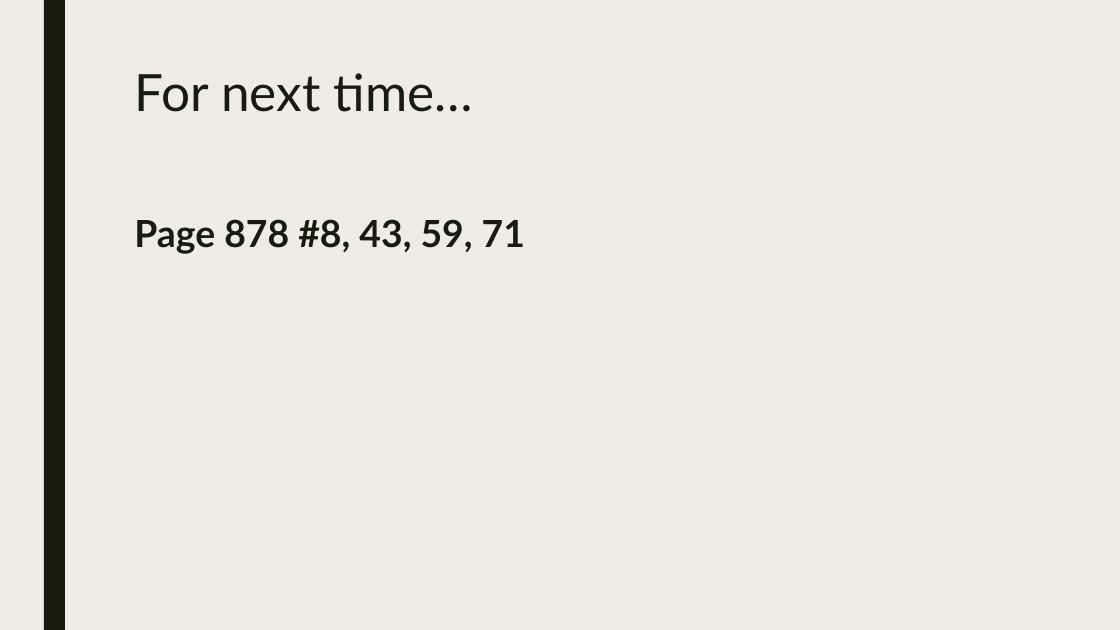
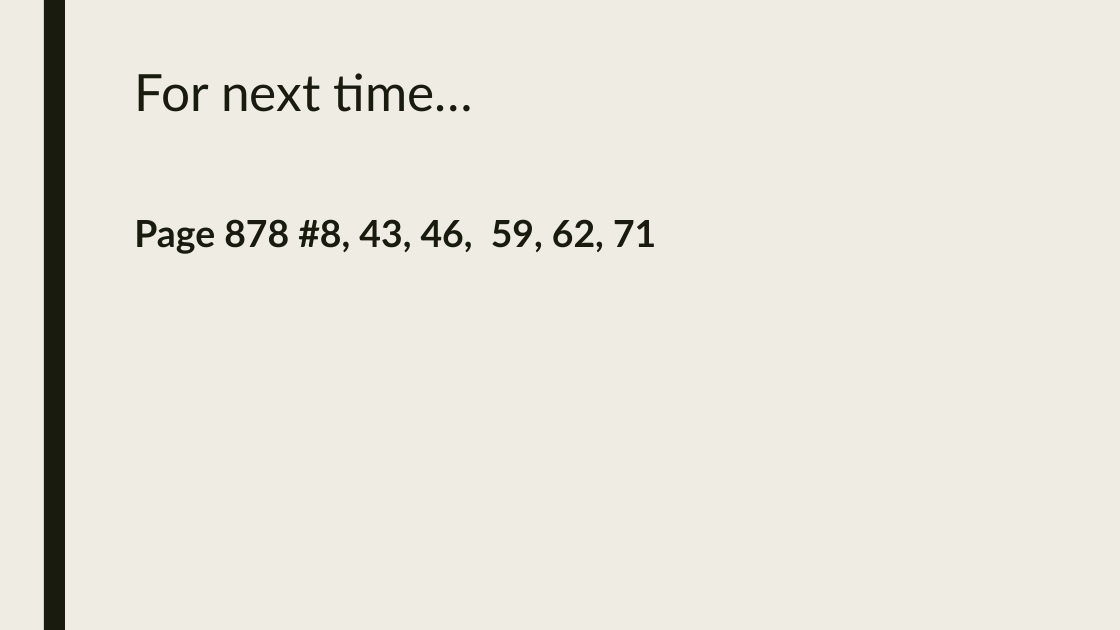
Before and after one commit to codecuddy/pre_calc, a slide deck: slide 12 of _PowerPoints/2nd Semester/Unit 11 Calc Preview/PreCalc_Day_073 12.3 Tangent Line (Day 2).pptx (slide 11 before the commit). Drawn at 1120x630 pixels with LibreOffice and Linux fonts; fonts in the diff are those of the drawing. Boxes give left, top, right and bottom in pixels: in the first picture for what was removed or moved away, otherwise in the second. Text is boxed around its words. In the diff, an @@ line names an element or a change of style, - is before the commit and + after.

```diff
--- a/_PowerPoints/2nd Semester/Unit 11 Calc Preview/PreCalc_Day_073 12.3 Tangent Line (Day 2).pptx
+++ b/_PowerPoints/2nd Semester/Unit 11 Calc Preview/PreCalc_Day_073 12.3 Tangent Line (Day 2).pptx
@@ text at (x1=134, y1=219, x2=656, y2=254): text changed @@
-Page 878 #8, 43, 59, 71
+Page 878 #8, 43, 46, 59, 62, 71
```
Also in this commit, not shown: 2 other slides changed, 1 slide added, 6 other files.
